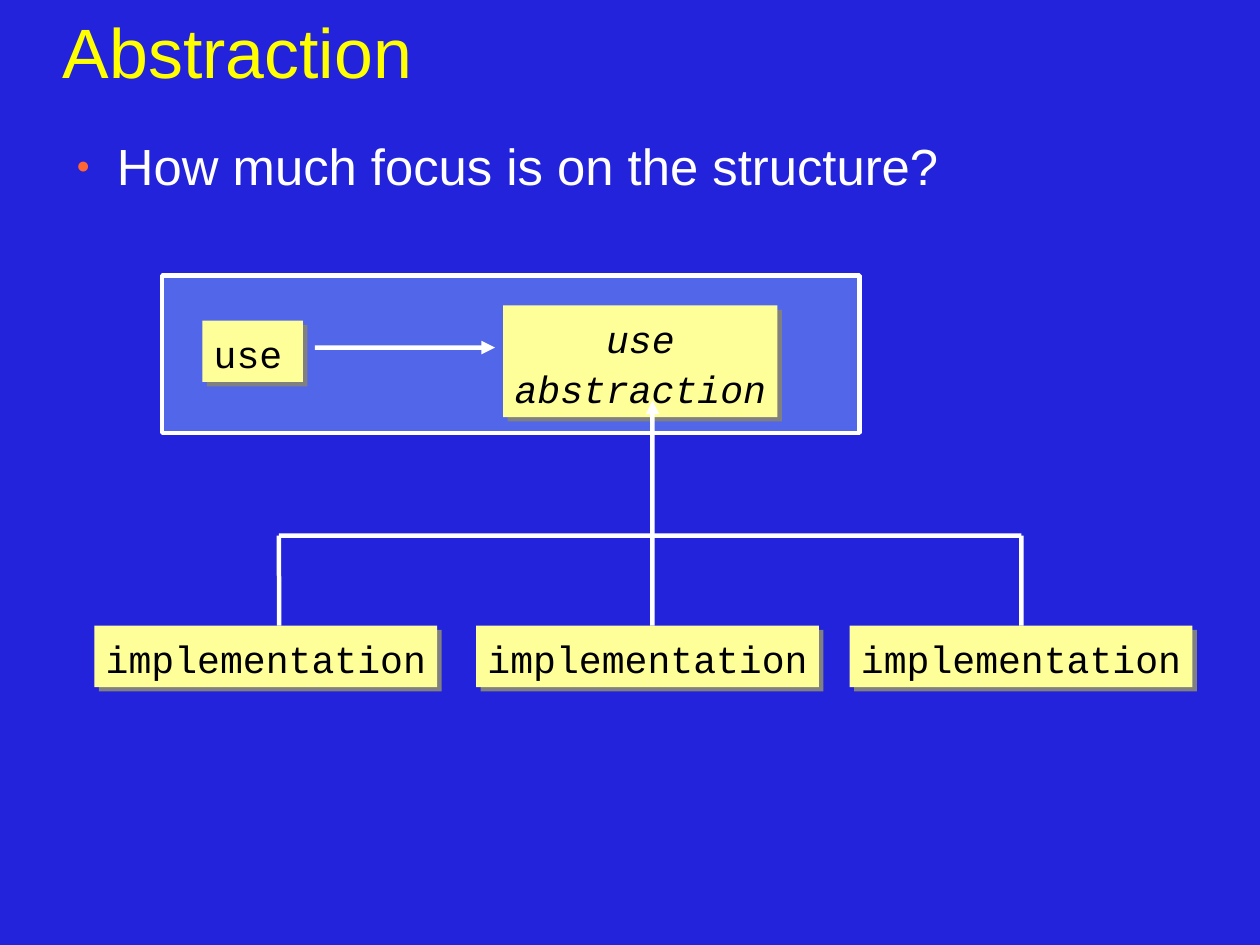
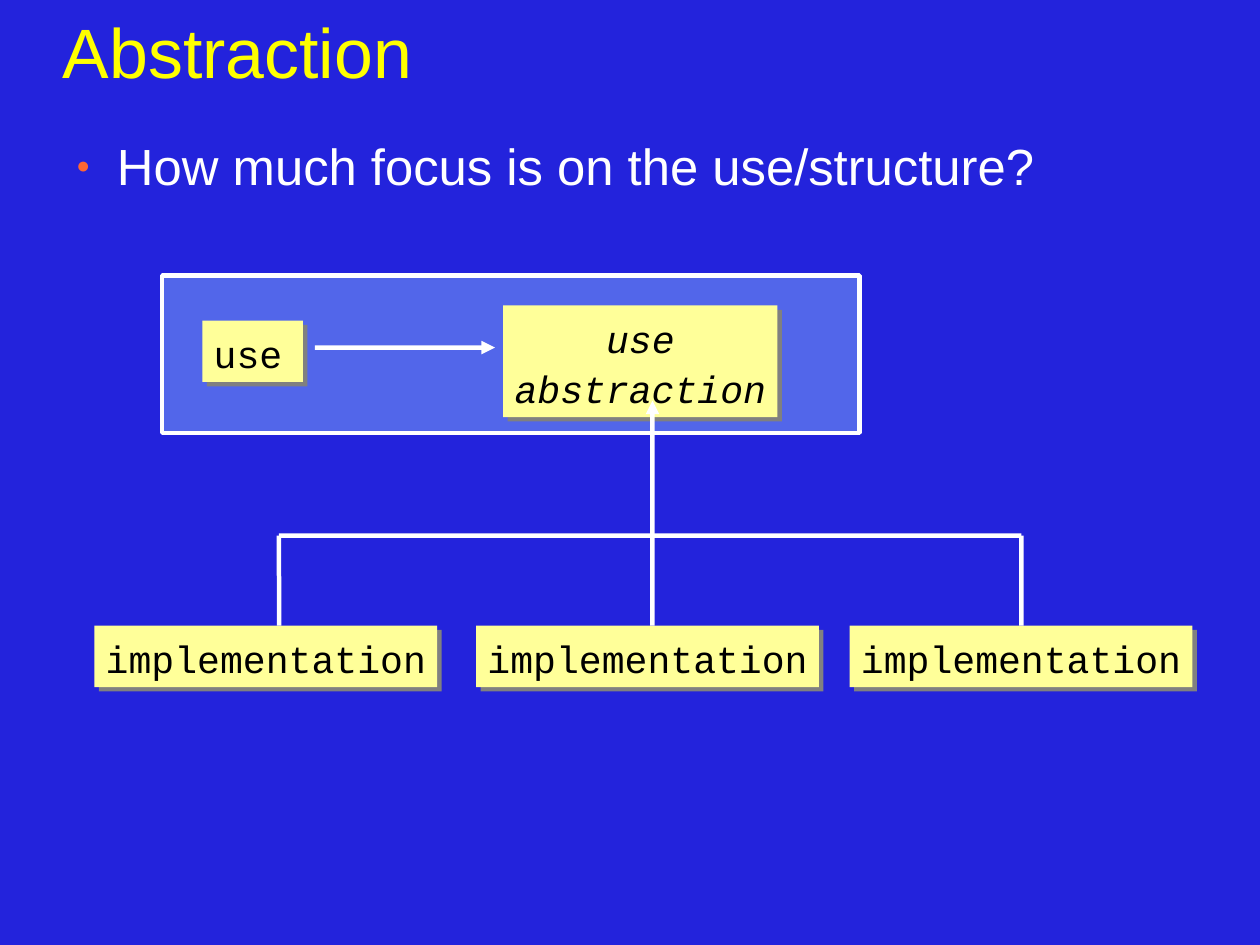
Before and after one commit to JonJagger/two-day-courses, a slide deck: slide 21 of cppf/08_Object_Oriented_Programming.odp. Drawn at 1260x945 pixels with LibreOffice and Linux fonts; fonts in the diff are those of the drawing. Boxes give left, top, right and bottom in pixels: in the first picture for what was removed or moved away, otherwise in the second. Text is boxed around its words. In the diff, an @@ line names an element or a change of style, - is before the commit and + after.

```diff
--- a/cppf/08_Object_Oriented_Programming.odp
+++ b/cppf/08_Object_Oriented_Programming.odp
@@ text at (x1=117, y1=148, x2=1034, y2=186): text changed @@
-● How much focus is on the structure?
+● How much focus is on the use/structure?
```
Also in this commit, not shown: 2 other slides changed, 7 other files.
